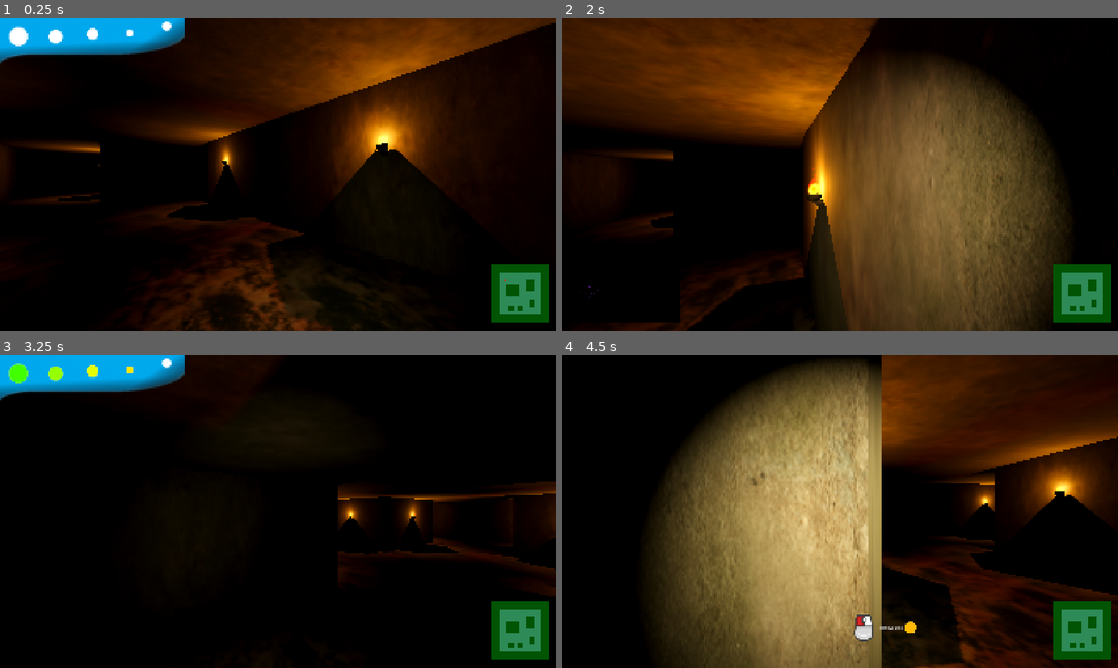
Above: before the commit, frames 1-4 (two rows, left to right).
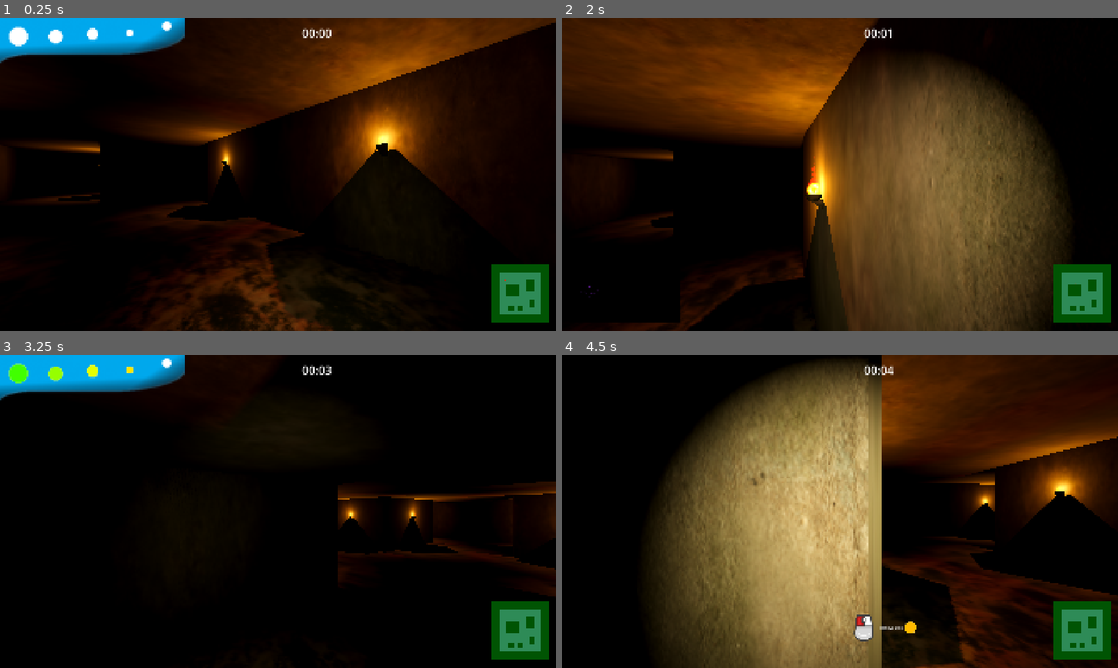
Above: after the commit, the same moments.

Repository: KoBeWi/SpaceJam2026
Game: Godot game, scene res://Game.tscn
Same seed, same stepped clock (60 frames per second), same inputs: the game is played once before the commit and once after it.
Inputs (mouse positions are in pixels of both pictures, inside the frame that each line leads up to):
- Up to frame 1 (0.25 s): no input
- Up to frame 2 (2 s): tap Enter (ui_accept) at 0.5, 0.77, 1.52 s; move the mouse to (867, 174) at 0.52 s; hold W (forward) from 0.53 s (still down); tap 1 at 0.6 s; click (867, 174) at 0.67 s; move the mouse to (812, 174) at 1.27 s; tap 2 at 1.35 s
- Up to frame 3 (3.25 s): keep holding W (forward); move the mouse to (289, 505) at 2.02 s; tap 3 at 2.1 s; move the mouse to (272, 517) at 2.77 s; tap 1 at 2.85 s; click (272, 517) at 2.92 s; tap Enter (ui_accept) at 3.02 s
- Up to frame 4 (4.5 s): keep holding W (forward); move the mouse to (878, 514) at 3.52 s; tap 2 at 3.6 s; tap Enter (ui_accept) at 3.77 s; tap Escape at 4.15 s; move the mouse to (795, 508) at 4.27 s; tap 3 at 4.35 s

The runs differ from the first frame. In frame 1, 0.1% of the frame differs, in the area x 54-60%, y 3-7%; in frame 2, 0.2%, in the area x 44-60%, y 3-57%; in frame 3, 0.1%; in frame 4, 0.1%.

Commit message:
Ekran wygranej

Diff:
--- a/Game.gd
+++ b/Game.gd
@@ -75,6 +75,11 @@
 func _input(event: InputEvent) -> void:
 	var k := event as InputEventKey
 	if k and k.pressed and not k.echo:
+		if %Winlabel.visible:
+			if k.keycode == KEY_ESCAPE:
+				get_tree().change_scene_to_file("uid://bvsjr5kk2hsxi")
+			return
+
 		match k.keycode:
 			KEY_1:
 				current_item = 0
@@ -102,3 +107,14 @@
 		box.position = player.position
 		box.velocity = -player.global_basis.z * 3 + Vector3.UP * 4
 		add_child(box)
+
+func win():
+	proximer.hide()
+	detector_display.hide()
+	catcher.hide()
+
+	set_process(false)
+	player.set_physics_process(false)
+	%Winlabel.show()
+	%Timer.hide()
+	%Winlabel.text %= [%Timer.time / 60, fmod(%Timer.time, 60)]
--- a/Game.tscn
+++ b/Game.tscn
@@ -120,6 +120,16 @@
 &"RESET": SubResource("Animation_gwjdr")
 }
 
+[sub_resource type="GDScript" id="GDScript_qjyg3"]
+script/source = "extends Label
+
+var time: float
+
+func _process(delta: float) -> void:
+	time += delta
+	text = \"%02d:%02d\" % [time / 60, fmod(time, 60)]
+"
+
 [sub_resource type="SphereShape3D" id="SphereShape3D_cauhl"]
 
 [sub_resource type="BoxShape3D" id="BoxShape3D_5l23l"]
@@ -257,6 +267,34 @@
 texture_progress = ExtResource("12_yyih5")
 tint_progress = Color(1, 0.7301085, 0, 1)
 
+[node name="Timer" type="Label" parent="UI" unique_id=1635287469]
+unique_name_in_owner = true
+layout_mode = 0
+offset_left = 1042.0
+offset_top = 25.0
+offset_right = 1154.0
+offset_bottom = 80.0
+theme_override_font_sizes/font_size = 40
+text = "Timer"
+script = SubResource("GDScript_qjyg3")
+
+[node name="Winlabel" type="Label" parent="UI" unique_id=1094956388]
+unique_name_in_owner = true
+visible = false
+layout_mode = 1
+anchors_preset = 14
+anchor_top = 0.5
+anchor_right = 1.0
+anchor_bottom = 0.5
+offset_top = -56.5
+offset_bottom = 56.5
+grow_horizontal = 2
+grow_vertical = 2
+theme_override_font_sizes/font_size = 40
+text = "Duch złapany!
+Twój czas: %02d:%02d"
+horizontal_alignment = 1
+
 [node name="Ghost" type="CharacterBody3D" parent="." unique_id=2062454181 node_paths=PackedStringArray("player_handle")]
 collision_layer = 0
 script = ExtResource("6_3mrqo")
@@ -264,6 +302,7 @@
 
 [node name="Sprite3D" type="Sprite3D" parent="Ghost" unique_id=2081870197]
 transform = Transform3D(1, 0, 0, 0, 1, 0, 0, 0, 1, 0, 0.4, 0)
+visible = false
 billboard = 2
 texture = ExtResource("6_r0x5m")
 
--- a/👻.gd
+++ b/👻.gd
@@ -22,9 +22,11 @@
 
 	$Sprite3D.show()
 	$AudioStreamPlayer3D.play()
+	%Timer.set_process(false)
 
 	var tween := create_tween()
 	tween.tween_interval(0.5)
 	tween.tween_property($Sprite3D, "modulate:a", 0.0, 0.5)
 	tween.tween_interval(0.5)
 	tween.tween_callback(queue_free)
+	tween.tween_callback(owner.win)
